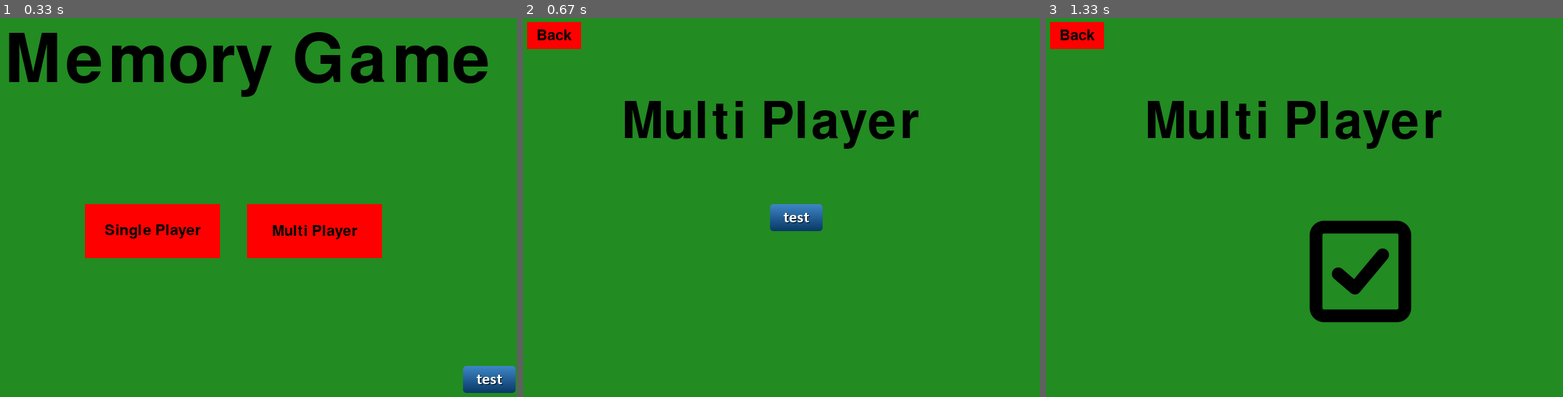
Above: before the commit, frames 1-3 (left to right).
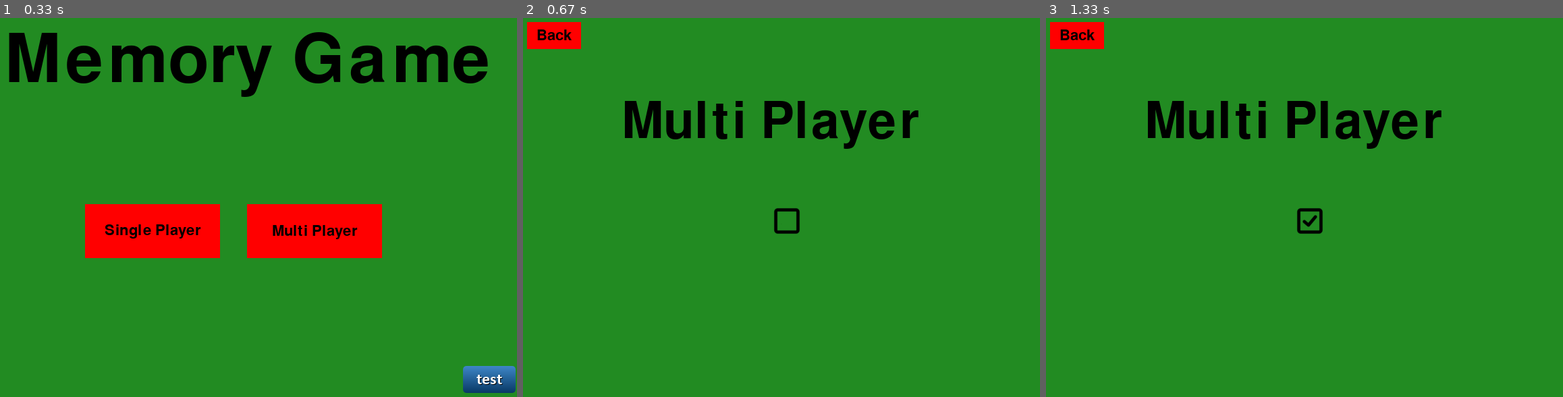
Above: after the commit, the same moments.

Repository: kzhangdz/CSC4992Project
Game: pygame game, started from main.py
Two runs of this game, one before a commit and one after it. Both use one fixed random seed, a clock stepped at 60 frames per second and the inputs below.
Inputs (mouse positions are in pixels of both pictures, inside the frame that each line leads up to):
- Up to frame 1 (0.33 s): no input
- Up to frame 2 (0.67 s): click (771, 203) at 0.38 s
- Up to frame 3 (1.33 s): click (1294, 230) at 0.73 s

Frame 1 is identical in both runs. In frame 2, 0.8% of the frame differs, in the area x 47-58%, y 49-57%; in frame 3, 2.9%, in the area x 48-71%, y 50-81%.

Commit message:
made checkbox images

Diff:
--- a/checkbox.py
+++ b/checkbox.py
@@ -4,7 +4,7 @@
 from button import ImageButton
 
 trueImageDirectory = os.path.join(os.path.abspath(os.curdir), 'images', 'menu', 'checkbox_true.png')
-falseImageDirectory = os.path.join(os.path.abspath(os.curdir), 'images', 'menu', 'button_test.png')
+falseImageDirectory = os.path.join(os.path.abspath(os.curdir), 'images', 'menu', 'checkbox_false.png')
 
 
 class Checkbox(ImageButton):
Binary file added: images/menu/checkbox_false.png
Binary file changed: images/menu/checkbox_true.png
Binary file added: images/menu/checkbox_true_old.png
